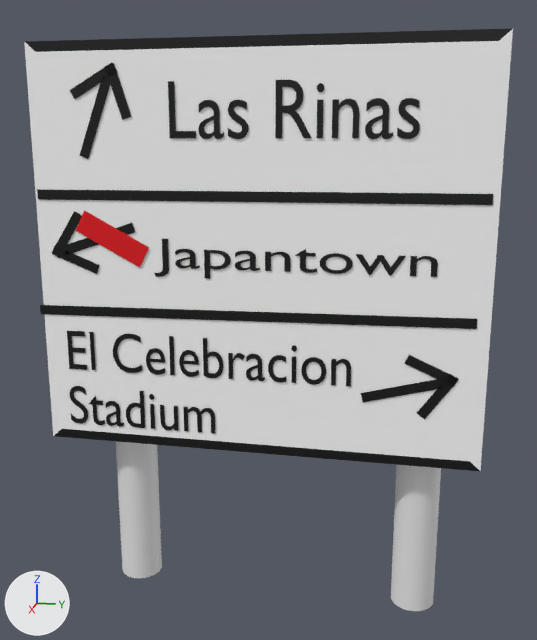
An edit to the FBX model Assets/Models/UK_junction_sign_15.fbx, drawn before and after from the same camera.
Camera for both pictures: a 50 mm lens placed at (62.5, 15.0, 41.5), pointed at (-1.4, 2.3, 25.5). Lighting does not change. The marker at lower left points along +X, +Y and +Z. Where no turn or scale is listed for an object, it has been applied to the vertices.
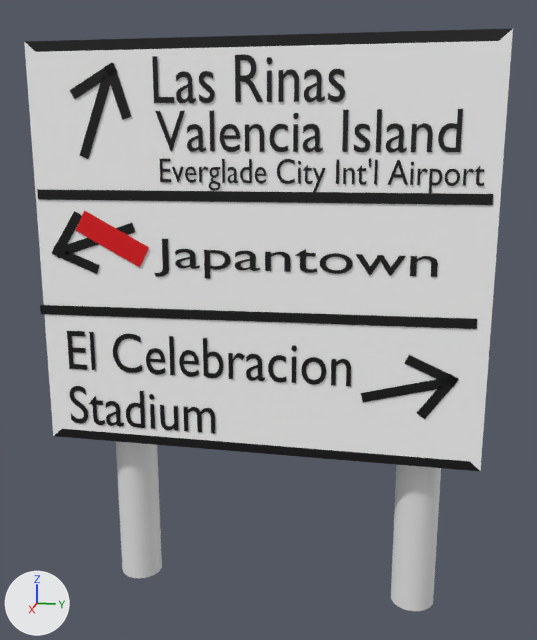
Boxes (x1, y1, x2, y2) around the edits, measured in the pictures (537 x 640 px):
'Text', moved, rescaled (23% narrower, 17% shorter)
    before: (168, 80, 420, 139)
    after: (152, 54, 345, 103)
'Text.004', added (black)
    after: (155, 109, 463, 153)
'Text.005', added
    after: (160, 158, 484, 194)

The change, as a diff of the scene's bpy script:
```diff
--- a/Assets/Models/UK_junction_sign_15.fbx.py
+++ b/Assets/Models/UK_junction_sign_15.fbx.py
@@ mat_material_001 @@
+mat_material_001 = principled_material('Material.001')
+mat_material_001.base_color = (0.0, 0.0, 0.0)  # black #000000
@@ mat_material_019 @@
+mat_material_019 = principled_material('Material.019')
+mat_material_019.base_color = (0.0, 0.0, 0.0)  # black #000000
@@ me_text_005 @@
+me_text_005.from_pydata(...)  # 1116 vertices, 1096 faces; spans x 0.0, y 0.0..24.5, z 0.0..3.2
+me_text_005.materials.append(mat_material_001)  # black #000000
@@ me_text_006 @@
+me_text_006.from_pydata(...)  # 1534 vertices, 1498 faces; spans x 0.0, y 0.2..26.3, z -0.6..2.0
+me_text_006.materials.append(mat_material_019)  # black #000000
@@ ob_text @@
 ob_text = bpy.data.objects.new('Text', me_text_001)
-ob_text.location = (2.2, -5.7, 41.4)
+ob_text.location = (2.2, -6.9, 44.2)
 ob_text.rotation_euler = (1.571, 0.0, 1.571)  # degrees (90, 0, 90)
-ob_text.scale = (5.6, 6.56, 3.0)
+ob_text.scale = (4.33, 5.29, 3.0)
@@ ob_text_004 @@
+ob_text_004 = bpy.data.objects.new('Text.004', me_text_005)
+ob_text_004.location = (2.2, -6.5, 40.3)
@@ ob_text_005 @@
+ob_text_005 = bpy.data.objects.new('Text.005', me_text_006)
+ob_text_005.location = (2.2, -6.4, 37.8)
```
